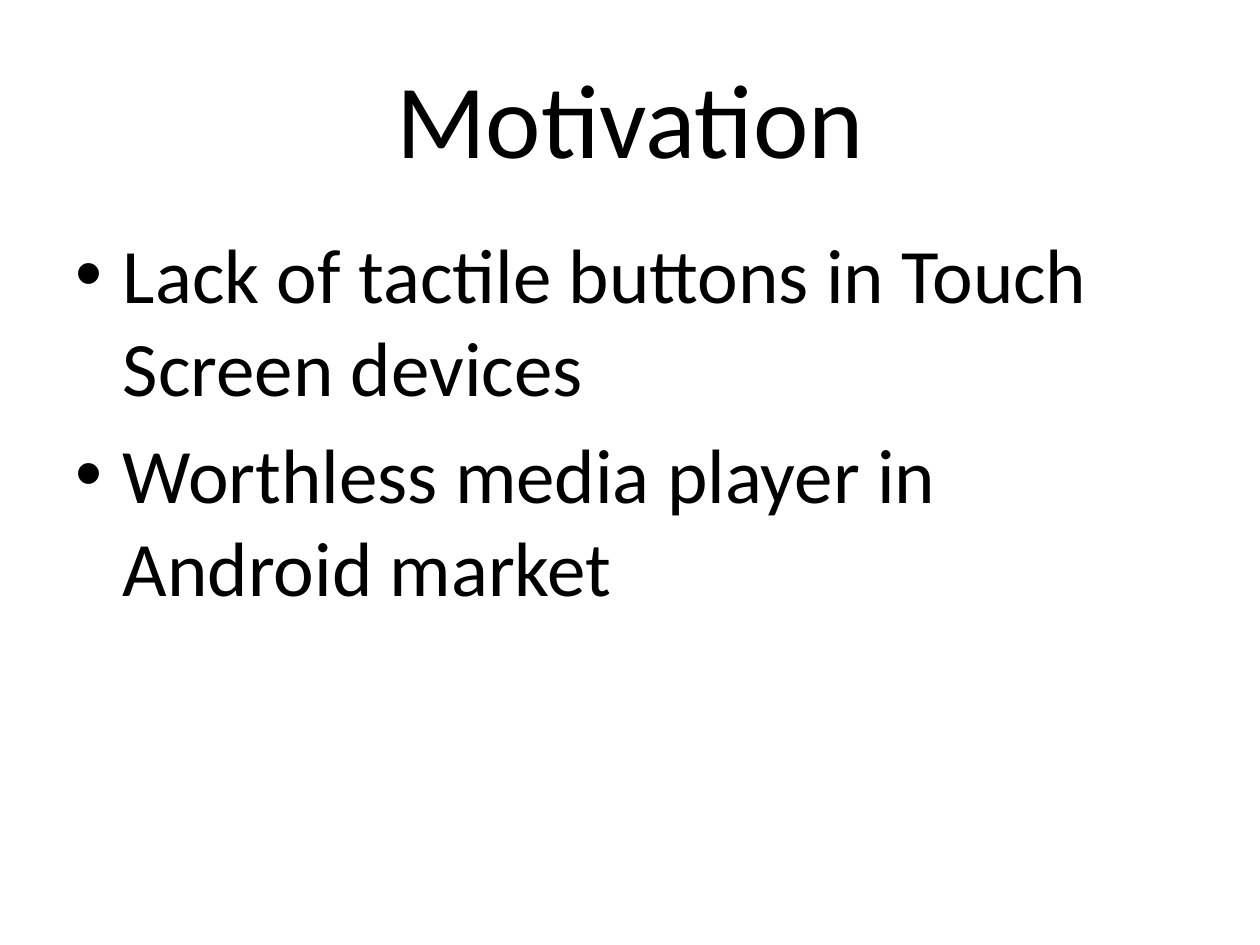
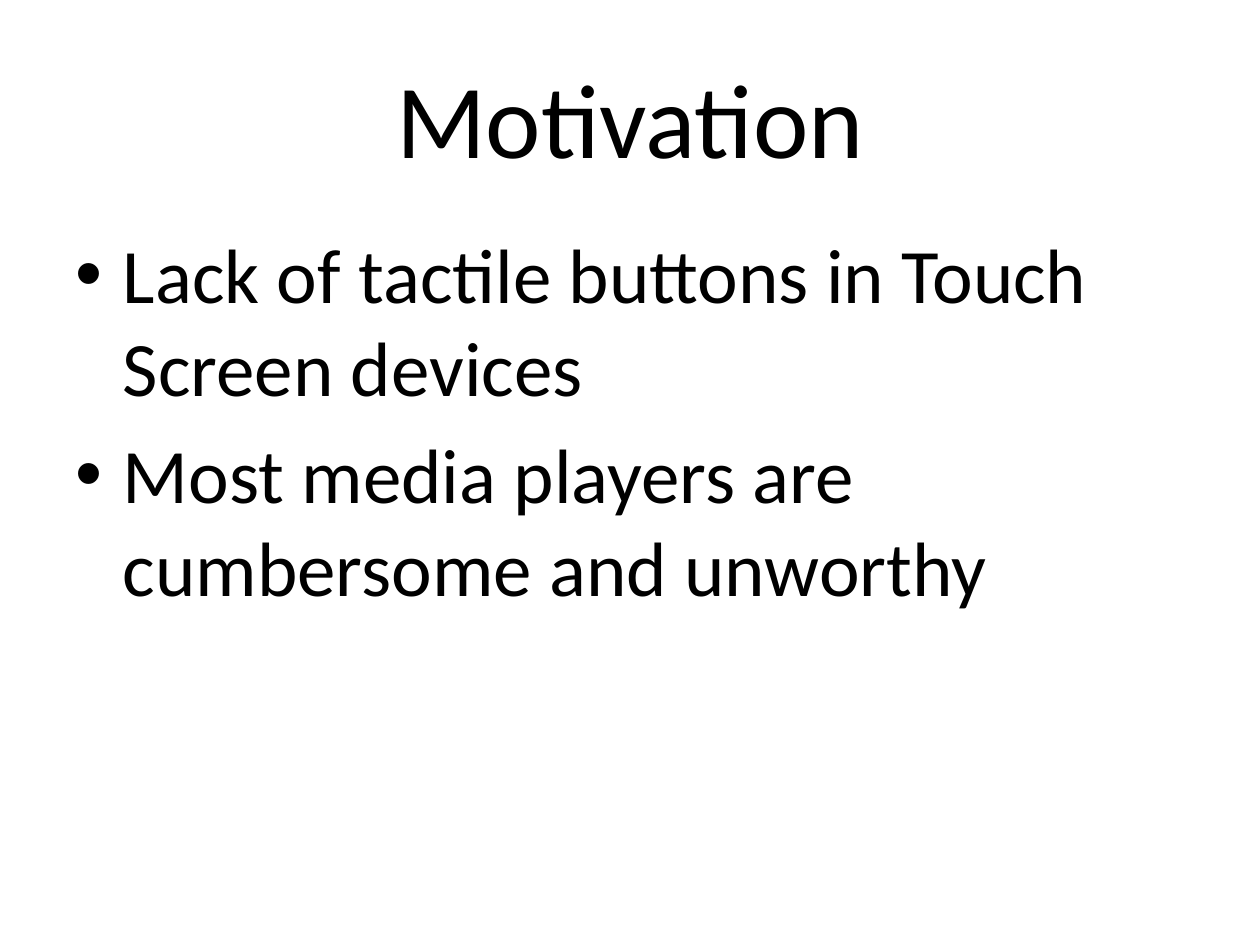
Before and after one commit to OpherV/kinoplayer, a slide deck: slide 3 of Docs/Presentation/Kino.pptx. Drawn at 1260x945 pixels with LibreOffice and Linux fonts; fonts in the diff are those of the drawing. Boxes give left, top, right and bottom in pixels: in the first picture for what was removed or moved away, otherwise in the second. Text is boxed around its words. In the diff, an @@ line names an element or a change of style, - is before the commit and + after.

```diff
--- a/Docs/Presentation/Kino.pptx
+++ b/Docs/Presentation/Kino.pptx
@@ text at [123, 449, 986, 609]: text changed @@
-• Worthless media player in Android market
+• Most media players are cumbersome and unworthy
```
Also in this commit, not shown: 3 other slides changed.
